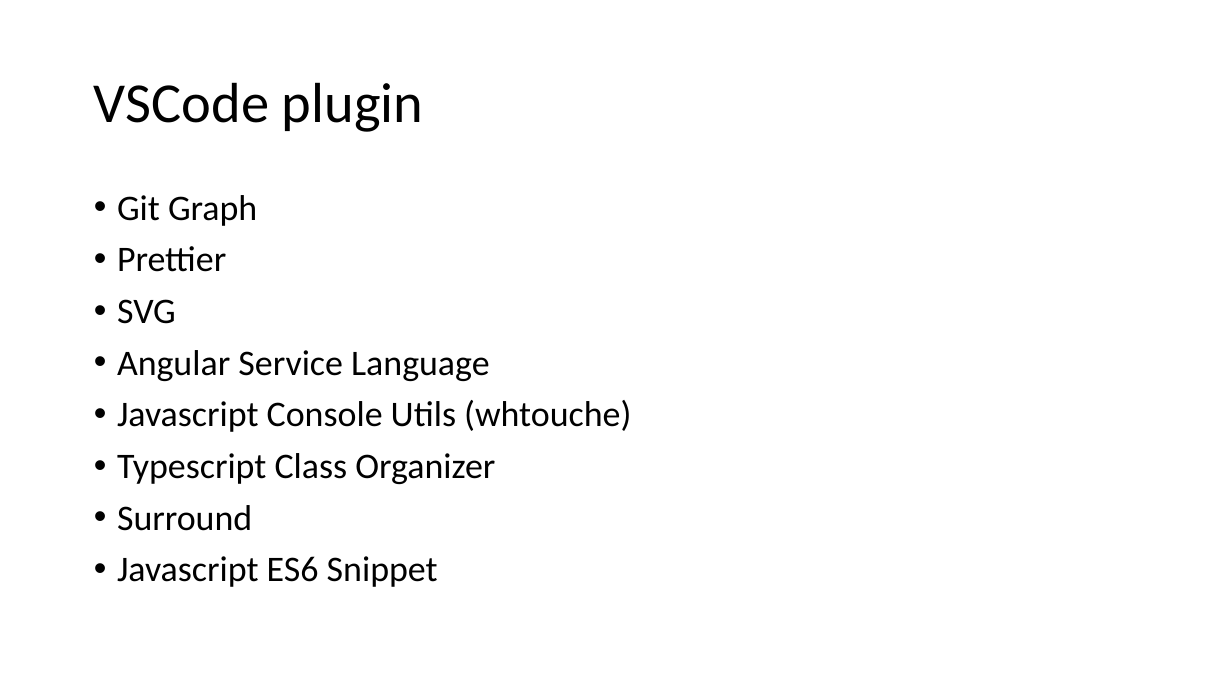
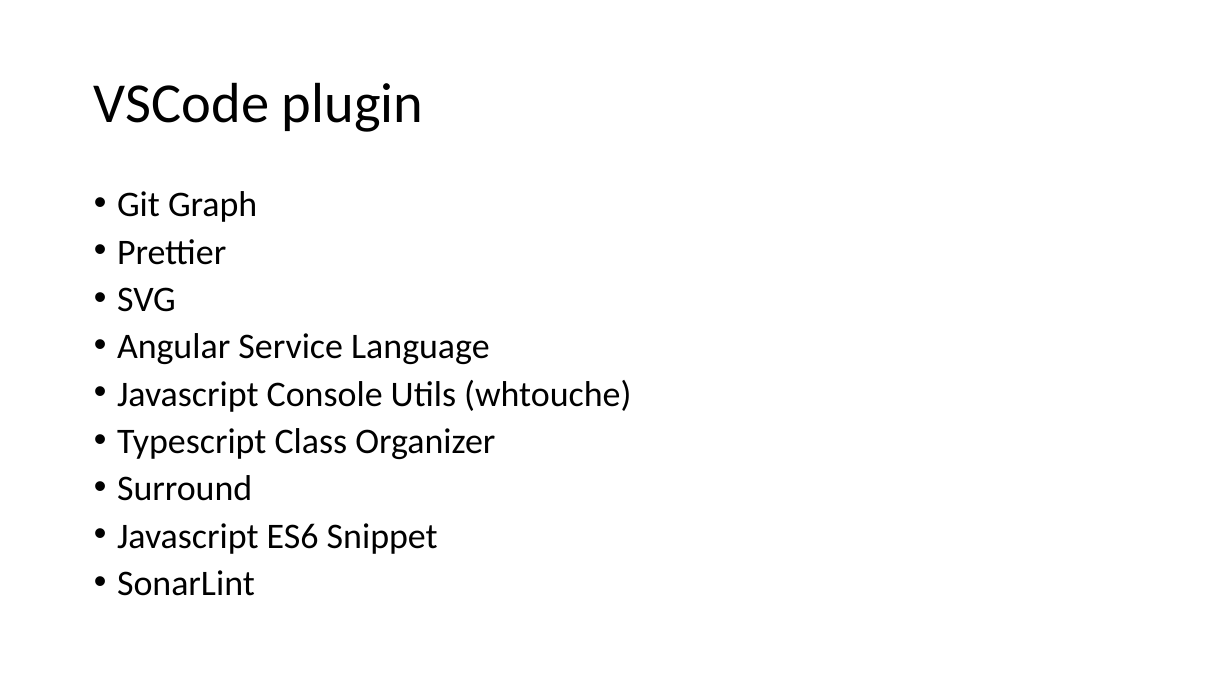
Before and after one commit to jlg-formation/agu-sept-2021, a slide deck: slide 3 of Notes de formation AGU.pptx. Drawn at 1232x693 pixels with LibreOffice and Linux fonts; fonts in the diff are those of the drawing. Boxes give left, top, right and bottom in pixels: in the first picture for what was removed or moved away, otherwise in the second. Text is boxed around its words. In the diff, an @@ line names an element or a change of style, - is before the commit and + after.

Commit message:
doc: the final powerpoint

```diff
--- a/Notes de formation AGU.pptx
+++ b/Notes de formation AGU.pptx
@@ text at bbox=[117, 191, 631, 554]: line spacing 0.9 to 0.8 @@
@@ text at bbox=[117, 570, 255, 596]: paragraph added @@
+• SonarLint
```
Also in this commit, not shown: 2 slides added.
